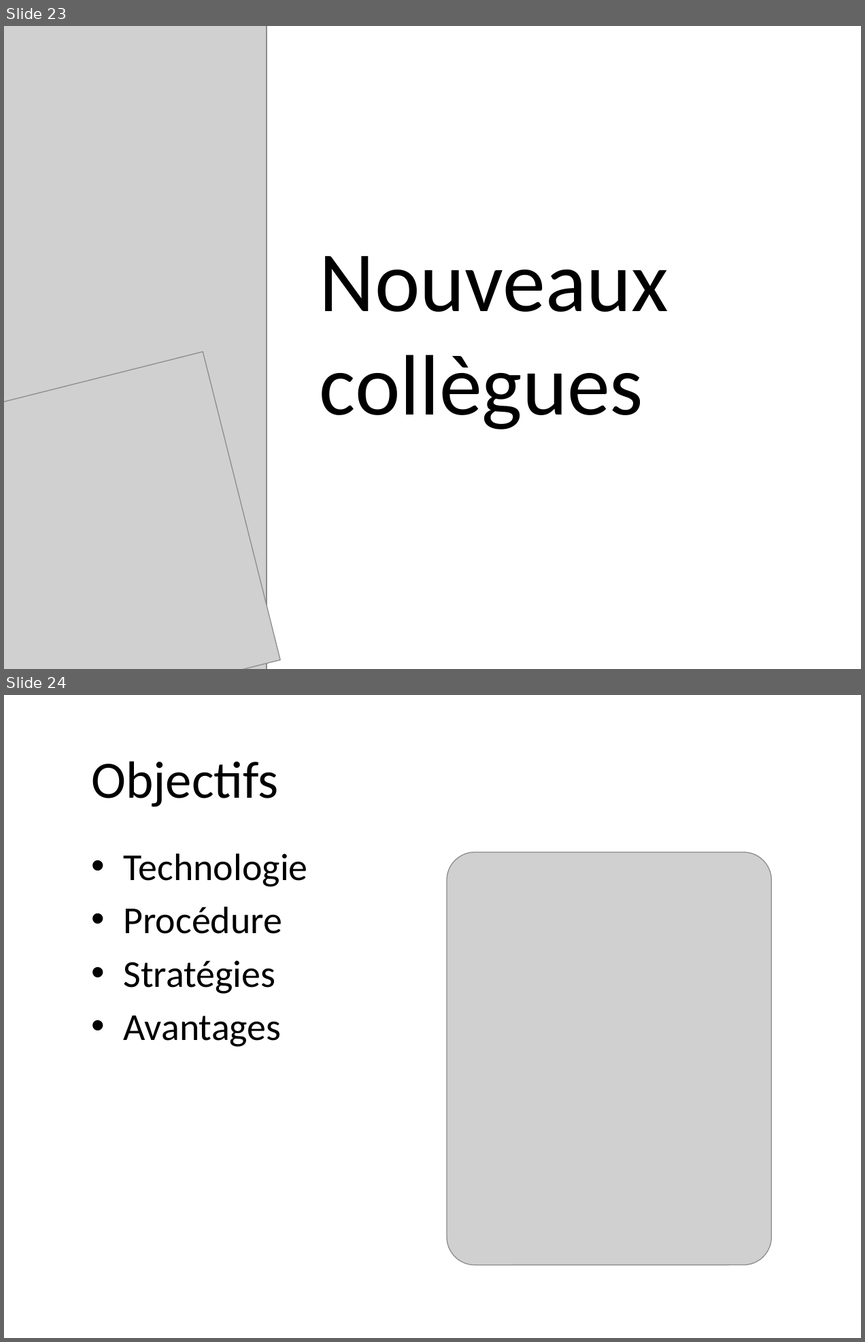
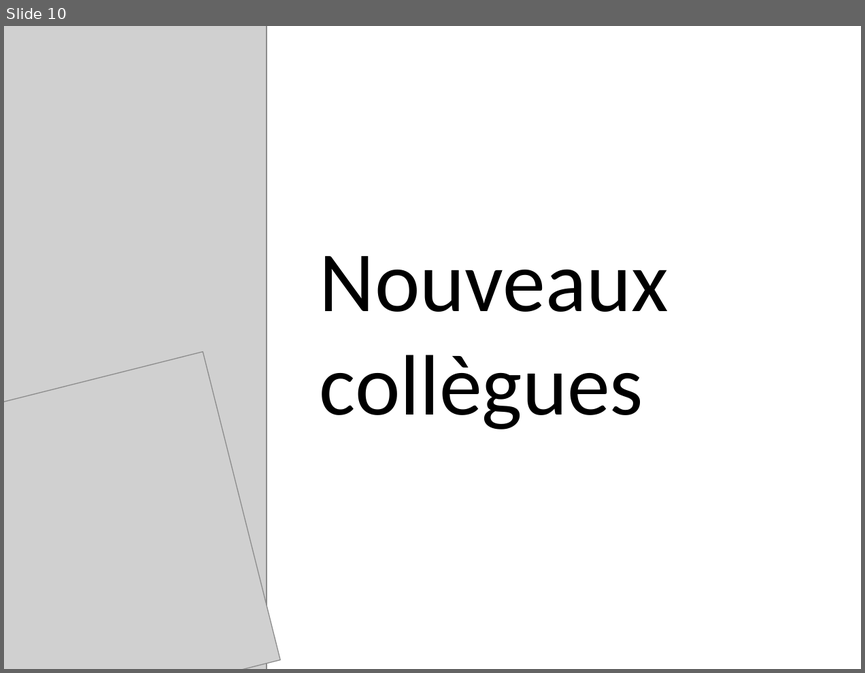
Before and after one commit to LucNtonga/IHM, a slide deck: INTERFACE.pptx. Shown one above the other, each under a label of ours: slides 23 and 24 before the commit, slide 10 after it. The pictures are 865x1342 and 865x673 pixels, drawn with LibreOffice and Linux fonts; fonts in the diff are those of the drawing; grey boxes stand for pictures; background and template pictures are left out. Boxes give left, top, right and bottom in pixels: in the first picture for what was removed or moved away, otherwise in the second. Text is boxed around its words. In the diff, an @@ line names an element or a change of style, - is before the commit and + after.

```diff
--- a/INTERFACE.pptx
+++ b/INTERFACE.pptx
@@ slide 24 removed at [4,695,861,1338], background picture (left out) @@
@@ title removed at [91,761,279,807] @@
-Objectifs
@@ text removed at [123,853,307,1047] @@
-• Technologie
-• Procédure
-• Stratégies
-• Avantages
@@ picture removed at [447,852,772,1264] @@
@@ what was slide 23 is now slide 10 @@
```
Also in this commit, not shown: 7 slides changed, 2 slides added, 12 other slides removed.
